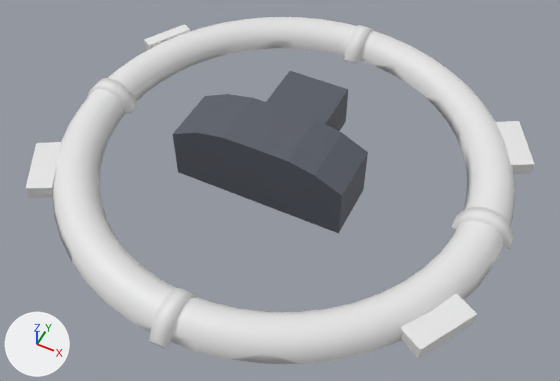
A saved change to the Blender file SpaceGameAgain/Assets/Sprites/models.blend.
The view is the same before and after, from a 50 mm lens placed at (3.68, -7.48, 8.65), pointed at (0.23, -0.58, 0.02). Every picture has the same lights, and +X, +Y and +Z are marked at lower left. The picture after the commit comes second. The same objects are shown in both versions, whatever each file hides.

Before the edit, the objects in view are built like this:
```python
ob_building = bpy.data.objects.new('building', me_cube_009)
ob_building.parent = ob_particle_accelerator
ob_building.location = (3.078, -5.287, 0.00502)
ob_building.rotation_euler = (0.0, 0.0, -0.513)  # degrees (0, 0, -29)
ob_building_001 = bpy.data.objects.new('building.001', me_cube_009)
ob_building_001.parent = ob_particle_accelerator
ob_building_001.location = (3.101, -1.707, 0.00502)
ob_building_001.rotation_euler = (0.0, 0.0, 0.512)  # degrees (0, 0, 29)
ob_building_002 = bpy.data.objects.new('building.002', me_cube_009)
ob_building_002.parent = ob_particle_accelerator
ob_building_002.location = (-3.089, -5.331, 0.00502)
ob_building_002.rotation_euler = (0.0, 0.0, 0.512)  # degrees (0, 0, 29)
ob_manufactory = bpy.data.objects.new('manufactory', me_cube_001)
ob_manufactory.location = (0.0, -0.5, 0.5)
ob_manufactory.rotation_euler = (0.0, 0.0, -1.571)  # degrees (0, 0, -90)
ob_particle_accelerator = bpy.data.objects.new('particle_accelerator', me_cube_004)
ob_particle_accelerator.location = (0.0, 0.0, 0.0)
ob_support = bpy.data.objects.new('Support', me_cube_005)
ob_support.parent = ob_particle_accelerator
ob_support.location = (-0.00897, -6.709, -0.0228)
ob_support_001 = bpy.data.objects.new('Support.001', me_cube_005)
ob_support_001.parent = ob_particle_accelerator
ob_support_001.location = (-0.00897, -0.264, -0.0228)
ob_support_001.rotation_euler = (0.0, 0.0, 3.142)  # degrees (0, 0, 180)
ob_support_002 = bpy.data.objects.new('Support.002', me_cube_005)
ob_support_002.parent = ob_particle_accelerator
ob_support_002.location = (3.23, -3.468, -0.0228)
ob_support_002.rotation_euler = (0.0, 0.0, 7.854)  # degrees (0, 0, 90)
ob_support_003 = bpy.data.objects.new('Support.003', me_cube_005)
ob_support_003.parent = ob_particle_accelerator
ob_support_003.location = (-3.224, -3.468, -0.0228)
ob_support_003.rotation_euler = (0.0, 0.0, 11.0)  # degrees (0, 0, 270)
# also in view: 'building.003' at (-3.15, 1.7, 0.1)
```
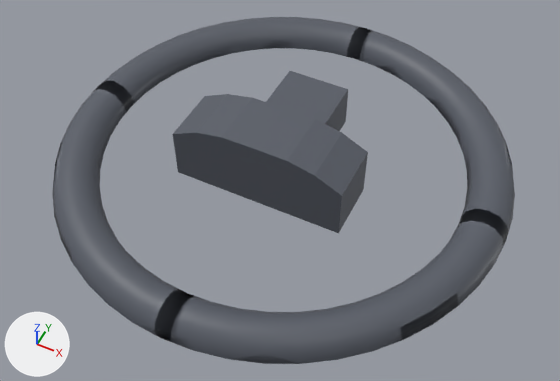
Location of each change, (x1, y1, x2, y2) in pixels of the pictures (560 x 381 px):
'particle_accelerator', recoloured (white to dark grey): (53, 17, 515, 364) in both
'building', recoloured: (400, 293, 477, 359) in both
'building.002', recoloured: (25, 142, 62, 198) in both
'Support', recoloured: (150, 288, 199, 347) in both
'building.001', recoloured: (496, 121, 535, 174) in both
'Support.002', recoloured: (451, 207, 514, 249) in both
'Support.003', recoloured: (87, 78, 138, 114) in both
'Support.001', recoloured: (344, 25, 374, 63) in both
'building.003', recoloured: (144, 24, 190, 50) in both

Diff of the bpy script that builds the scene:
```diff
--- a/SpaceGameAgain/Assets/Sprites/models.blend.py
+++ b/SpaceGameAgain/Assets/Sprites/models.blend.py
@@ mat_shadow_caster @@
+mat_shadow_caster = bpy.data.materials.new('shadow_caster')
+# nodes: BsdfPrincipled, BsdfTransparent, LightPath, MixShader, OutputMaterial
+# colours: white #ffffff
@@ me_cube_004 @@
 me_cube_004.from_pydata(...)  # 409 vertices, 346 faces; spans x -3.5..3.5, y -3.5..3.5, z 0.0..0.35
+me_cube_004.materials.append(mat_default_material)  # dark grey #585d67
@@ me_cube_005 @@
 me_cube_005.from_pydata(...)  # 36 vertices, 34 faces; spans x -0.104..0.144, y -0.355..0.503, z 0.024..0.407
+me_cube_005.materials.append(mat_shadow_caster)
@@ me_cube_009 @@
 me_cube_009.from_pydata(...)  # 8 vertices, 6 faces; spans x -0.191..0.202, y -0.445..0.501, z -0.006..0.202
+me_cube_009.materials.append(mat_shadow_caster)
```
